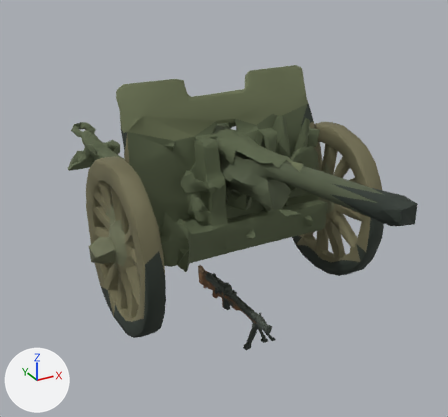
The glTF model src/assets/weapons.glb as it was, and as the next commit left it.
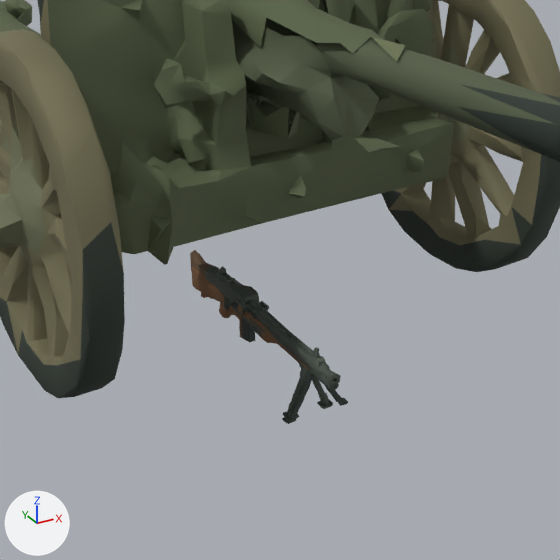
Old and new are each drawn whole from a camera (50 mm lens) standing at (-2.29, -4.02, 2.85) and looking at (0.39, 0.86, 0.42) and again close up on the part from 23% to 85% of the width and 34% to 100% of the height. Lighting does not change. The marker at lower left points along +X, +Y and +Z. The first two pictures are the older version.

The first close-up shows 'bar', 'cannonBarrel', 'cannonCarriage', 'cannonWheelL', 'cannonWheelR', 'mg', 'rifle' and 5 more.
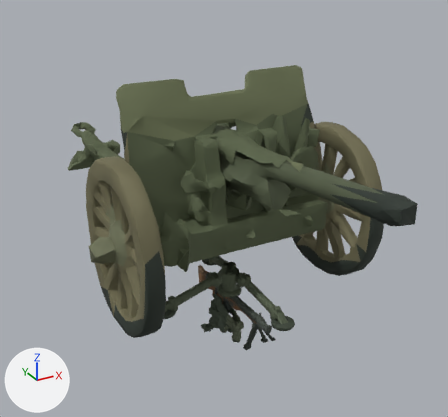
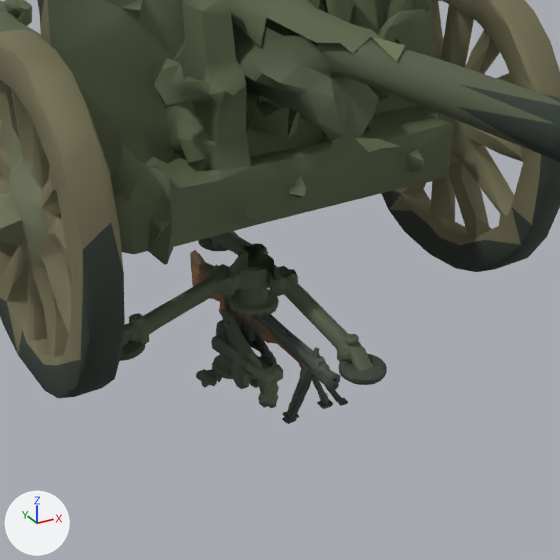
Boxes [x1, y1, x2, y2] around the edits, measured in the close-ups (560 x 560 px):
```json
{"object": "mgMountBase", "change": "added", "after": [120, 231, 387, 385]}
{"object": "mgMountHead", "change": "added", "after": [195, 309, 283, 408]}
```

Scene script edits in JSON lines:
```json
{"op": "add", "block": "me_mgmounthead", "code": ["me_mgmounthead = bpy.data.meshes.new('mgMountHead')", "me_mgmounthead.from_pydata(...)  # 1041 vertices, 2075 faces; spans x -0.186..0.113, y -0.16..0.386, z -0.425..-0.07", "me_mgmounthead.materials.append(mat_worn_wood_painted_steel_and_blued_metal)"]}
{"op": "add", "block": "me_mgmountbase", "code": ["me_mgmountbase = bpy.data.meshes.new('mgMountBase')", "me_mgmountbase.from_pydata(...)  # 1042 vertices, 2025 faces; spans x -0.713..0.237, y -0.668..0.732, z 0.0..0.241", "me_mgmountbase.materials.append(mat_worn_wood_painted_steel_and_blued_metal)"]}
{"op": "add", "block": "ob_mgmounthead", "code": ["ob_mgmounthead = bpy.data.objects.new('mgMountHead', me_mgmounthead)", "ob_mgmounthead.location = (0.0, 0.0, 0.0)"]}
{"op": "add", "block": "ob_mgmountbase", "code": ["ob_mgmountbase = bpy.data.objects.new('mgMountBase', me_mgmountbase)", "ob_mgmountbase.location = (0.0, 0.0, 0.0)"]}
```
